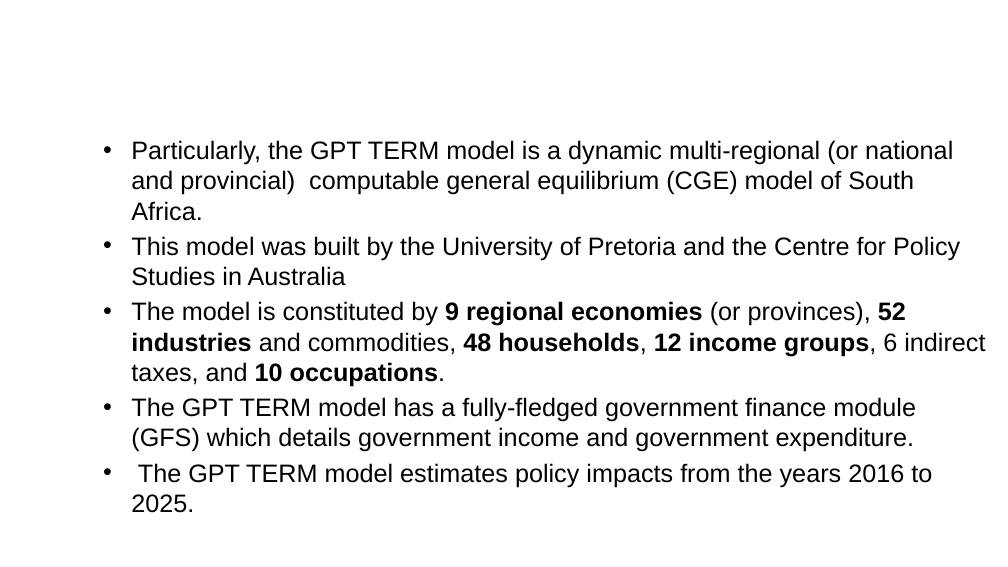
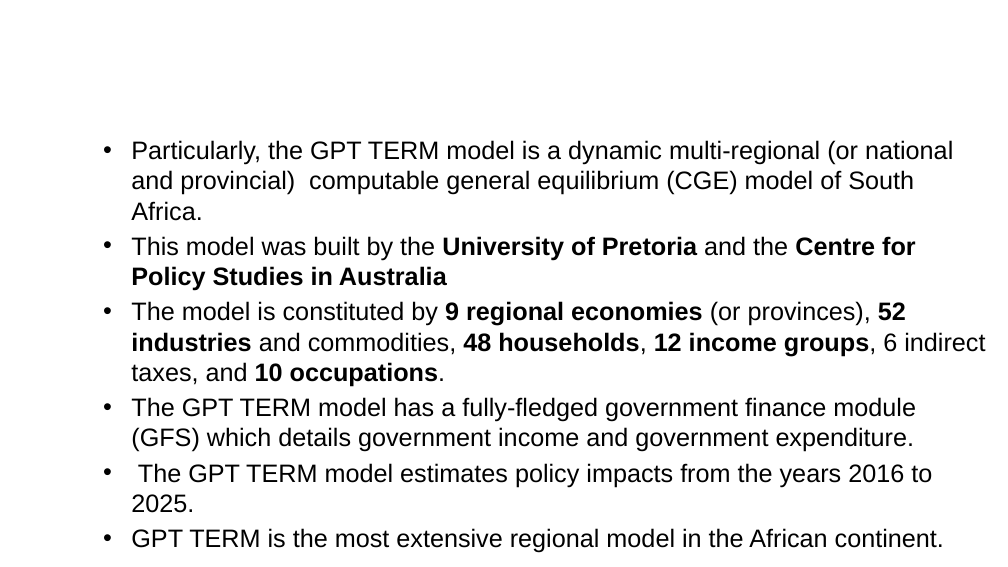
Before and after one commit to xolaniss/COVID_19, a slide deck: slide 4 of COVID-19 Economic Impact.pptx. Drawn at 1008x567 pixels with LibreOffice and Linux fonts; fonts in the diff are those of the drawing; background and template pictures are left out. Boxes give left, top, right and bottom in pixels: in the first picture for what was removed or moved away, otherwise in the second. Text is boxed around its words. In the diff, an @@ line names an element or a change of style, - is before the commit and + after.

```diff
--- a/COVID-19 Economic Impact.pptx
+++ b/COVID-19 Economic Impact.pptx
@@ text at <box>131,236,916,291</box>: bold on in "University of Pretoria Centre for Policy Studies ..." @@
@@ text at <box>131,528,944,553</box>: paragraph added @@
+• GPT TERM is the most extensive regional model in the African continent.
```
Also in this commit, not shown: 4 other slides changed, 3 slides added, 1 slide removed.
